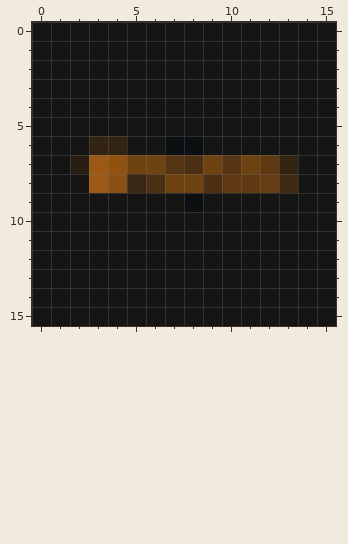
File history of a pixel-art sprite, favicon/favicon-16.png. The first picture shows the starting point.
The file is 16x16 pixels. Colours within 5 levels of each other are drawn and written as one.
And afterwards:
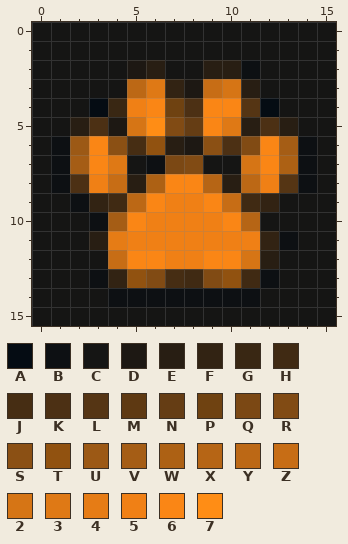
Palette (. is transparent): A #050c13  B #0d1013  C #151514  D #1d1813  E #281e13  F #322313  G #392713  H #402a13  J #462d13  K #4c3014  L #553514  M #5e3912  N #653d14  P #6f4211  Q #7b4814  R #814b14  S #8b5014  T #915210  U #9c5915  V #a55d15  W #ad6114  X #b66515  Y #bc6815  Z #c76d15  2 #d67515  3 #df7915  4 #e67c15  5 #f08015  6 #fa8615  7 #ff8d15
Change:
@@ x 0..15 @@
  1 CCCCCCCCCCCCCCCC
- 2 CCCCCCCCCCCCCCCC
- 3 CCCCCCCCCCCCCCCC
- 4 CCCCCCCCCCCCCCCC
- 5 CCCCCCCCCCCCCCCC
- 6 CCCFFCCBBCCCCCCC
- 7 CCEUTPPLKPLPMFCC
- 8 CCCUSGKPPKMMNHCC
- 9 CCCCCCCCBCCCCCCC
-10 CCCCCCCCCCCCCCCC
-11 CCCCCCCCCCCCCCCC
-12 CCCCCCCCCCCCCCCC
-13 CCCCCCCCCCCCCCCC
-14 CCCCCCCCCCCCCCCC
+ 2 CCCCCDECCEEBCCCC
+ 3 CCCCCY3FDZ2ECCCC
+ 4 CCCAG56PK66LACCC
+ 5 CCEKD27RN63EKECC
+ 6 CBU6SJTEDSKR6VBC
+ 7 CBV63CBQRCC26WBC
+ 8 CBK5ZEW66XEY5LBC
+ 9 CCBFHY6556ZHFCCC
+10 CCCBV655556XCCCC
+11 CCCE45555555FBCC
+12 CCCCZ6655662ECCC
+13 CCCBFTRJHRTHBCCC
+14 CCCCBBBBBBBBCCCC
 15 CCCCCCCCCCCCCCCC
